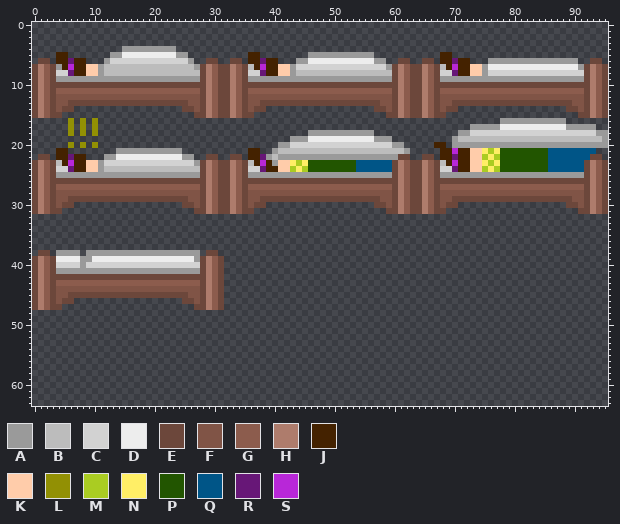
Two states of a sprite sheet, Assets/Sprites/Albert/Bed SpriteSheet/BedSpriteSheet.png. This is how it looked before the edit.
The file is 96x64 pixels. Colours within 5 levels of each other are drawn and written as one.
Palette (. is transparent): A #9a9a9a  B #bcbcbc  C #d2d2d2  D #ededed  E #6c473b  F #805446  G #8c5c4d  H #ae7c6c  J #442200  K #ffccaa  L #929004  M #aacc22  N #ffee66  P #225500  Q #005587  R #671777  S #b827d8
Pixels before (only the part around the change), first column x 20:
18 ..........................AAAAAAAA
19 .......................AAADDDDDDDD
20 .....................AACCCCCCCCCCC
21 AAAAA...........JJ..ABBBBBBBBBBBBB
22 DDDDDAA..EE..EE.JJRABAAAAAAAAAAAAA
23 CCCCCCCAEHGEEHGEBJSJAKKNMNPPPPPPPP
24 BBBBBBBBEHGEEHGECCRJJKKMNMPPPPPPPP
25 AAAAAAAAEHGEEHGEAAAAAAAAAAAAAAAAAA
26 EEEEEEEEEHGEEHGEEEEEEEEEEEEEEEEEEE
27 GGGGGGGGEHGEEHGEGGGGGGGGGGGGGGGGGG
28 FFFFFFFFEHGEEHGEFFFFFFFFFFFFFFFFFF
29 EEEEEEFFEHGEEHGEFFEEEEEEEEEEEEEEEE
30 .....EEFEHGEEHGEFEE...............
31 .......EEHGEEHGEE.................
32 ..................................
33 ..................................
34 ..................................
35 ..................................
36 ..................................
37 ..................................
38 AAAAAAAA.EE.......................
39 DDDDDDDAEHGE......................
40 CCCCCCCCEHGE......................
41 AAAAAAAAEHGE......................
42 EEEEEEEEEHGE......................
43 GGGGGGGGEHGE......................
44 FFFFFFFFEHGE......................
45 EEEEEEFFEHGE......................
46 .....EEFEHGE......................
47 .......EEHGE......................
48 ..................................
49 ..................................
50 ..................................
51 ..................................
52 ..................................
53 ..................................
54 ..................................
55 ..................................
56 ..................................
57 ..................................
58 ..................................
59 ..................................
60 ..................................
61 ..................................
62 ..................................
63 ..................................
And afterwards:
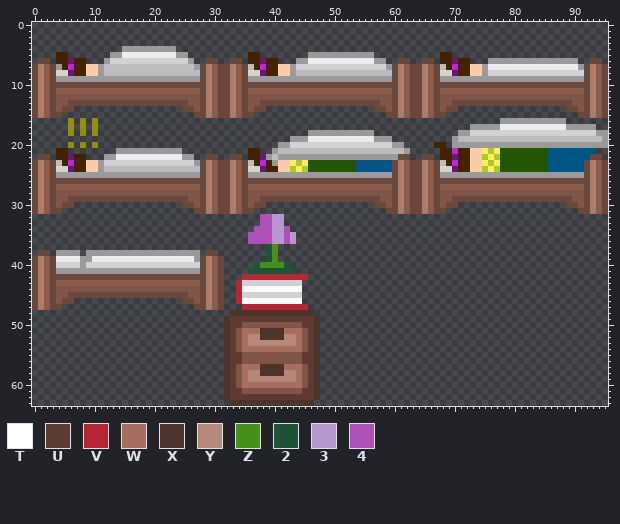
Colours new in this view: T #ffffff  U #5c3c32  V #b82535  W #a66f5d  X #4d332a  Y #b58879  Z #45911a  2 #1e5537  3 #b898d0  4 #ad51b9
Difference:
{"y":32,"x":38,"old":"....","new":"4433"}
{"y":33,"x":38,"old":"....","new":"4433"}
{"y":34,"x":37,"old":"......","new":"444334"}
{"y":35,"x":36,"old":"........","new":"44443343"}
{"y":36,"x":36,"old":"........","new":"44443343"}
{"y":37,"x":39,"old":"..","new":"2Z"}
{"y":38,"x":39,"old":"..","new":"2Z"}
{"y":39,"x":39,"old":"..","new":"2Z"}
{"y":40,"x":37,"old":"......","new":"2ZZZZ2"}
{"y":41,"x":36,"old":"........","new":"22222222"}
{"y":42,"x":35,"old":"...........","new":"VVVVVVVVVVV"}
{"y":43,"x":34,"old":"...........","new":"VCCCCCCCCCC"}
{"y":44,"x":34,"old":"...........","new":"VTTTTTTTTTT"}
{"y":45,"x":34,"old":"...........","new":"VCCCCCCCCCC"}
{"y":46,"x":34,"old":"...........","new":"VTTTTTTTTTT"}
{"y":47,"x":35,"old":"...........","new":"VVVVVVVVVVV"}
{"y":48,"x":33,"old":"..............","new":"XXXXXXXXXXXXXX"}
{"y":49,"x":32,"old":"................","new":"XUUUUUUUUUUUUUUX"}
{"y":50,"x":32,"old":"................","new":"XUUFFFFFFFFFFUUX"}
{"y":51,"x":32,"old":"................","new":"XUFWWWXXXXWWWFUX"}
{"y":52,"x":32,"old":"................","new":"XUFWYYXXXXYYWFUX"}
{"y":53,"x":32,"old":"................","new":"XUFWYYYYYYYYWFUX"}
{"y":54,"x":32,"old":"................","new":"XUFWWWWWWWWWWFUX"}
{"y":55,"x":32,"old":"................","new":"XUUFFFFFFFFFFUUX"}
{"y":56,"x":32,"old":"................","new":"XUUFFFFFFFFFFUUX"}
{"y":57,"x":32,"old":"................","new":"XUFWWWXXXXWWWFUX"}
{"y":58,"x":32,"old":"................","new":"XUFWYYXXXXYYWFUX"}
{"y":59,"x":32,"old":"................","new":"XUFWYYYYYYYYWFUX"}
{"y":60,"x":32,"old":"................","new":"XUFWWWWWWWWWWFUX"}
{"y":61,"x":32,"old":"................","new":"XUUFFFFFFFFFFUUX"}
{"y":62,"x":32,"old":"................","new":"XUUUUUUUUUUUUUUX"}
{"y":63,"x":33,"old":"..............","new":"XXXXXXXXXXXXXX"}
{"label":"added","picture_box":[224,214,320,406]}
